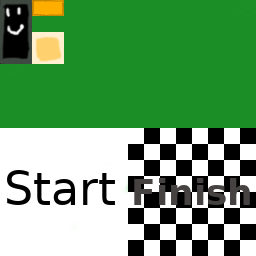
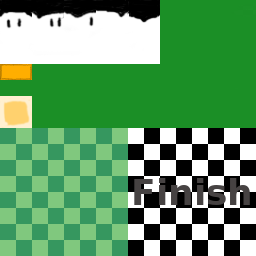
Layers edited between the first and the second 256 x 256 image:
painted on "Background" over left=0, top=0, right=160, bottom=256
